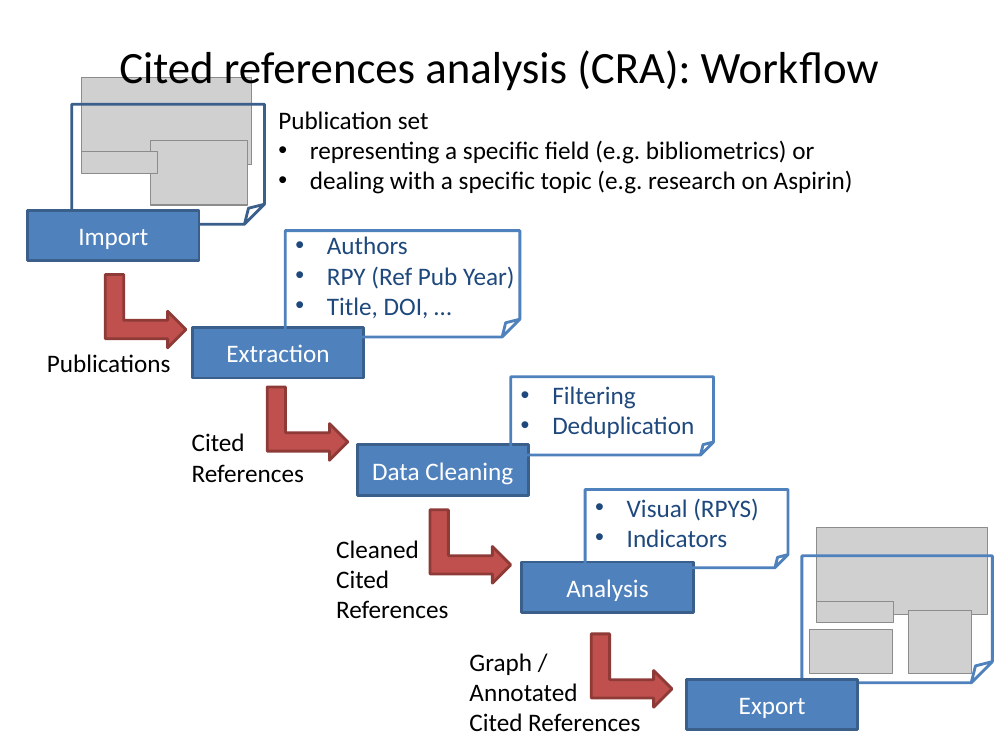
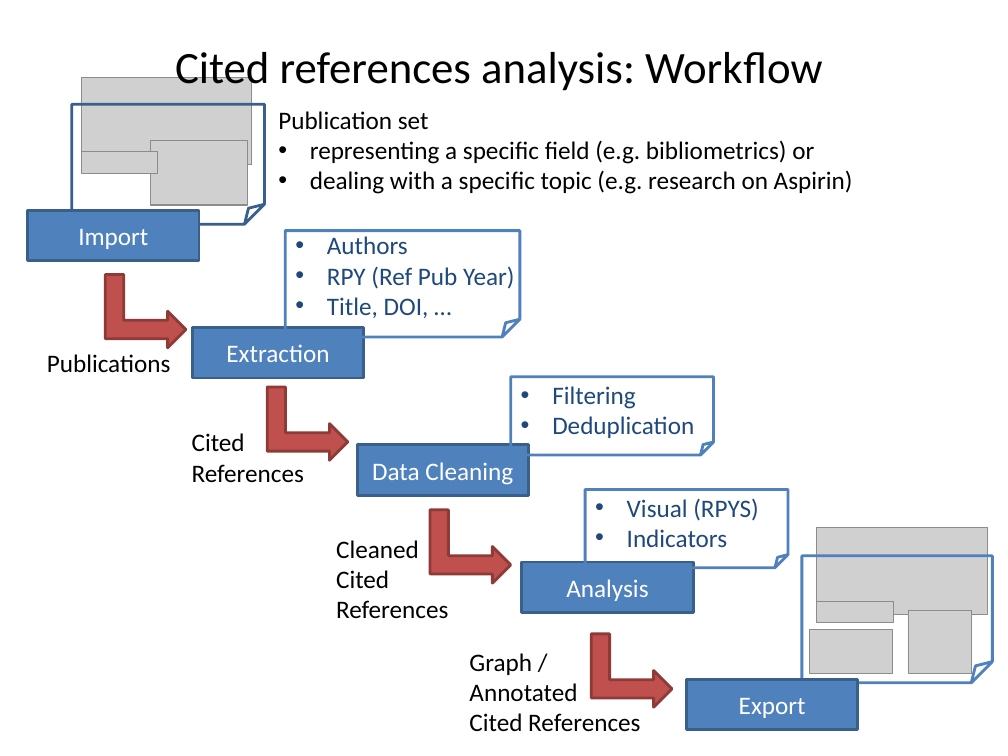
Before and after one commit to andreas-thor/cre, a slide deck: slide 4 of docs/slides/cre_overview.pptx (slide 5 before the commit). Drawn at 1008x756 pixels with LibreOffice and Linux fonts; fonts in the diff are those of the drawing; grey boxes stand for pictures. Boxes give left, top, right and bottom in pixels: in the first picture for what was removed or moved away, otherwise in the second. Text is boxed around its words. In the diff, an @@ line names an element or a change of style, - is before the commit and + after.

```diff
--- a/docs/slides/cre_overview.pptx
+++ b/docs/slides/cre_overview.pptx
@@ title at (175,52,823,94): text changed @@
-Cited references analysis (CRA): Workflow
+Cited references analysis: Workflow
```
Also in this commit, not shown: 7 other slides changed, 2 slides added, 3 slides removed.
